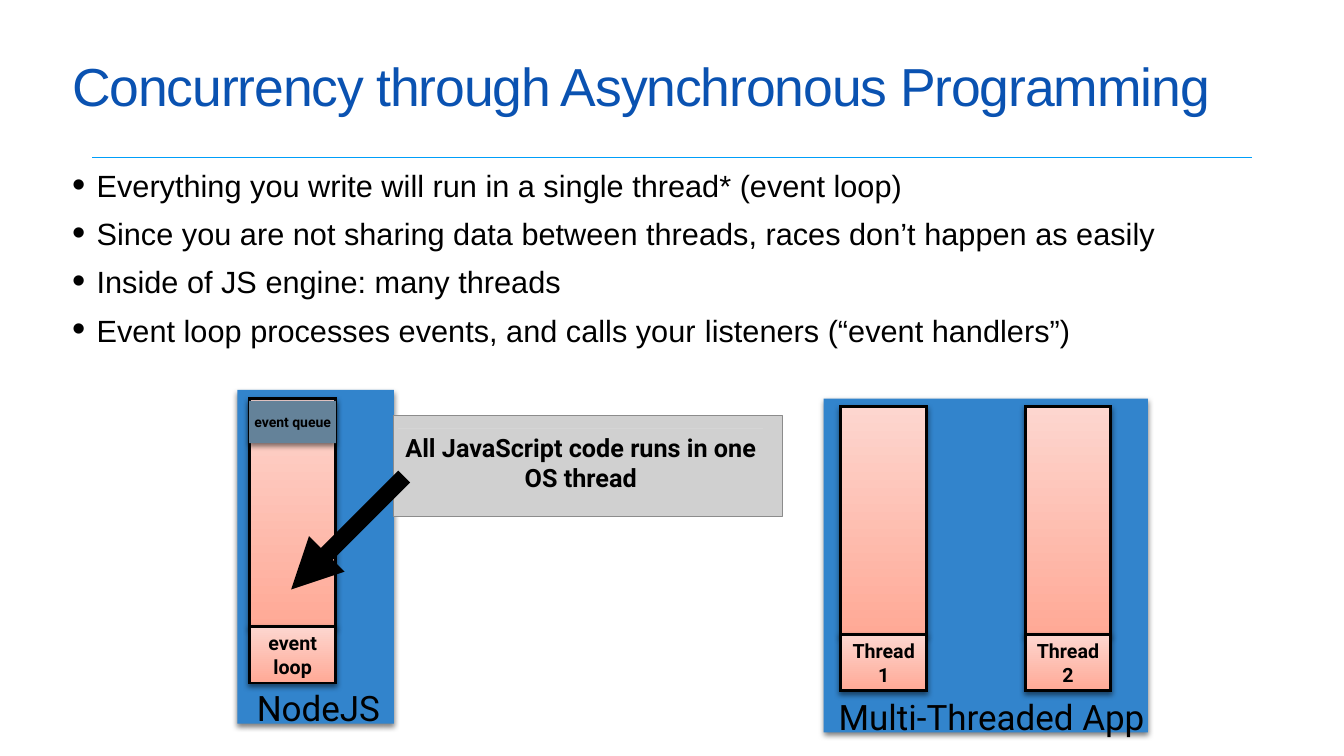
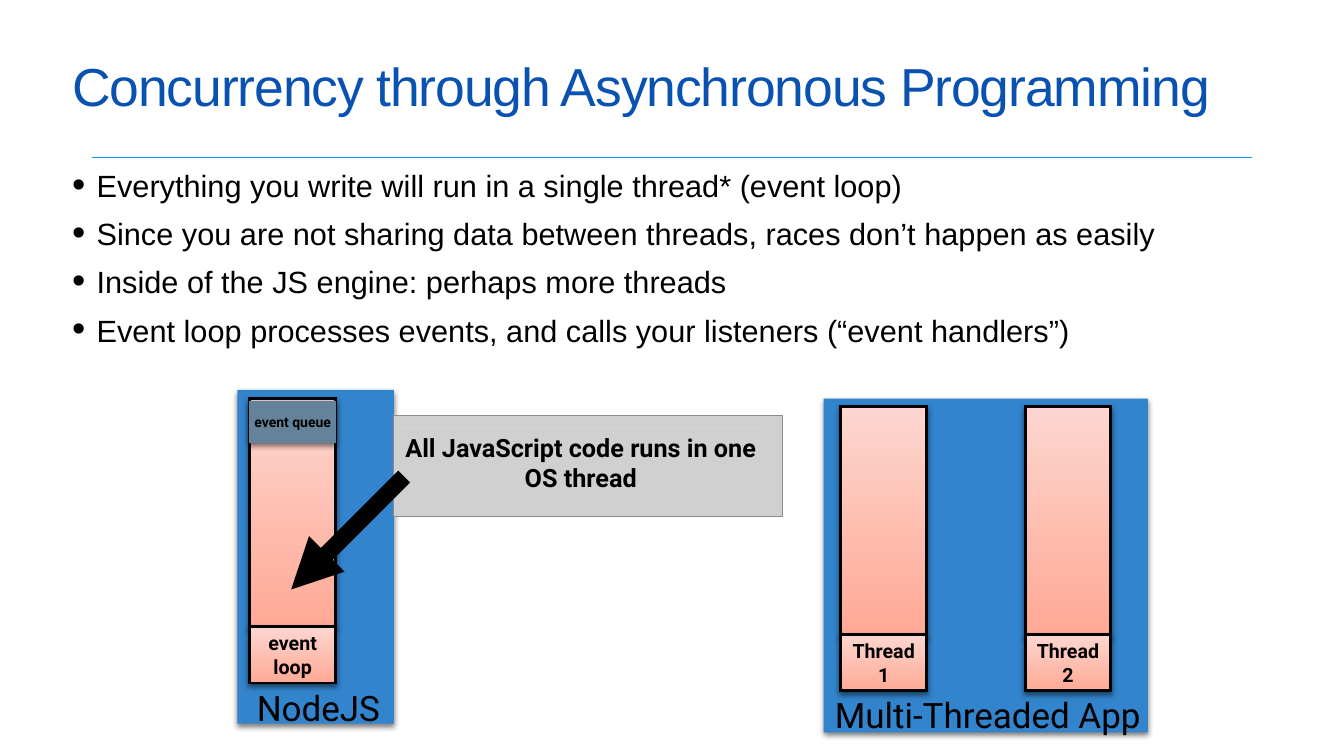
Before and after one commit to neu-se/CS4530-Spring-2022, a slide deck: slide 6 of Slides/Lesson 4.1 Concurrent Programming.pptx. Drawn at 1344x756 pixels with LibreOffice and Linux fonts; fonts in the diff are those of the drawing; grey boxes stand for pictures. Boxes give left, top, right and bottom in pixels: in the first picture for what was removed or moved away, otherwise in the second. Text is boxed around its words. In the diff, an @@ line names an element or a change of style, - is before the commit and + after.

```diff
--- a/Slides/Lesson 4.1 Concurrent Programming.pptx
+++ b/Slides/Lesson 4.1 Concurrent Programming.pptx
@@ text at [97, 270, 726, 299]: text changed @@
-• Inside of JS engine: many threads
+• Inside of the JS engine: perhaps more threads
@@ text "Multi-Threaded App": place and size @@
-text "Multi-Threaded App" at [839, 703, 1144, 739]
+text "Multi-Threaded App" at [835, 701, 1140, 737]
```
